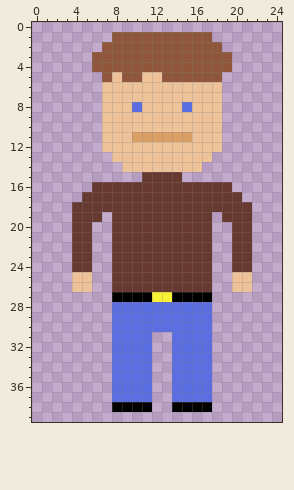
Pixel-art file: drafts/main character/main-char.aseprite. Above: the version before the commit.
25x40 pixels, 1 frame.
The result:
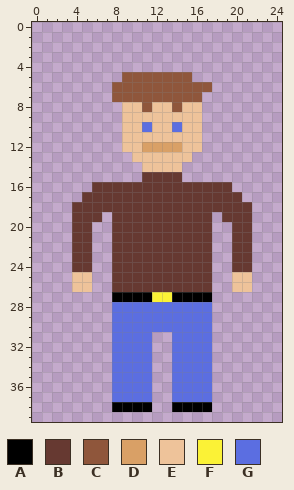
Palette (. is transparent): A #000000  B #663931  C #8f563b  D #d9a066  E #eec39a  F #fbf236  G #5b6ee1
Change:
{"y":1,"x":8,"old":"CCCCCCCCCC","new":".........."}
{"y":2,"x":7,"old":"CCCCCCCCCCCC","new":"............"}
{"y":3,"x":6,"old":"CCCCCCCCCCCCCC","new":".............."}
{"y":4,"x":6,"old":"CCCCCCCCCCCCCC","new":".............."}
{"y":5,"x":7,"old":"CE","new":".."}
{"y":5,"x":11,"old":"EE","new":"CC"}
{"y":5,"x":16,"old":"CCC","new":"..."}
{"y":6,"x":7,"old":"EEEEEEEEEEEE","new":".CCCCCCCCCC."}
{"y":7,"x":7,"old":"EEEEEEEEEEEE","new":".CCCCCCCCC.."}
{"y":8,"x":7,"old":"EE","new":".."}
{"y":8,"x":10,"old":"GE","new":"EC"}
{"y":8,"x":14,"old":"EG","new":"CE"}
{"y":8,"x":17,"old":"EE","new":".."}
{"y":9,"x":7,"old":"EE","new":".."}
{"y":9,"x":17,"old":"EE","new":".."}
{"y":10,"x":7,"old":"EE","new":".."}
{"y":10,"x":11,"old":"E","new":"G"}
{"y":10,"x":14,"old":"E","new":"G"}
{"y":10,"x":17,"old":"EE","new":".."}
{"y":11,"x":7,"old":"EE","new":".."}
{"y":11,"x":10,"old":"DDDDDD","new":"EEEEEE"}
{"y":11,"x":17,"old":"EE","new":".."}
{"y":12,"x":7,"old":"EE","new":".."}
{"y":12,"x":11,"old":"EEEE","new":"DDDD"}
{"y":12,"x":17,"old":"EE","new":".."}
{"y":13,"x":8,"old":"EE","new":".."}
{"y":13,"x":16,"old":"EE","new":".."}
{"y":14,"x":9,"old":"EE","new":".."}
{"y":14,"x":15,"old":"EE","new":".."}
{"label":"changed","picture_box":[92,32,232,172]}
